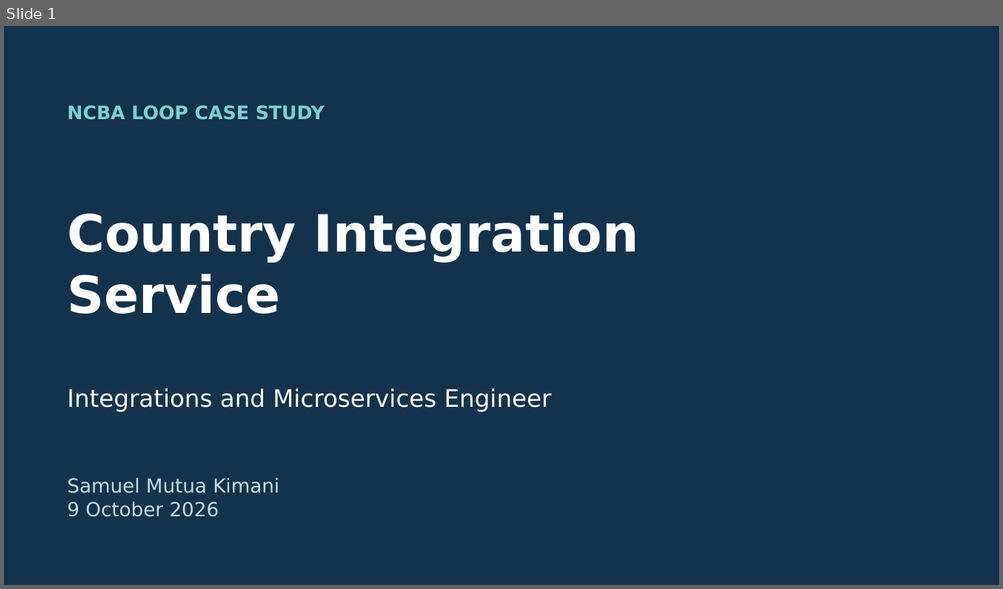
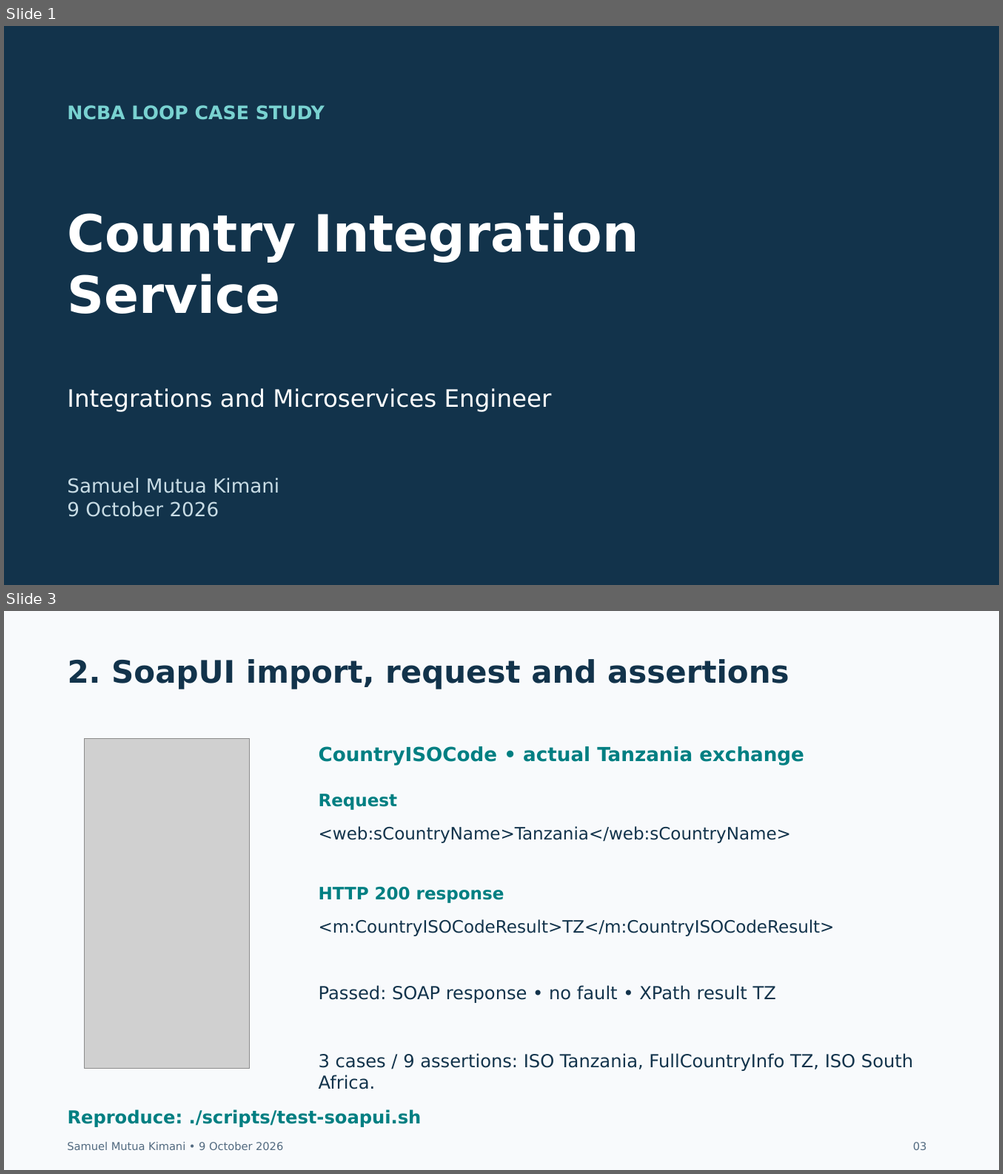
Before and after one commit to kimtour/country-integration-service, a slide deck: docs/submission/Case Study Submission – Integrations and Microservices Engineer – Samuel Mutua Kimani.pptx. Shown one above the other, each under a label of ours: slide 1 before the commit, slides 1 and 3 after it; the slides between them are not shown. The pictures are 1003x589 and 1003x1174 pixels, drawn with LibreOffice and Linux fonts; fonts in the diff are those of the drawing; grey boxes stand for pictures. Boxes give left, top, right and bottom in pixels: in the first picture for what was removed or moved away, otherwise in the second. Text is boxed around its words. In the diff, an @@ line names an element or a change of style, - is before the commit and + after.

Commit message:
Fix country resolution and complete verified assessment submission

```diff
--- a/docs/submission/Case Study Submission – Integrations and Microservices Engineer – Samuel Mutua Kimani.pptx
+++ b/docs/submission/Case Study Submission – Integrations and Microservices Engineer – Samuel Mutua Kimani.pptx
@@ slide 3 added at [4,611,999,1170], background #F8FAFC @@
@@ text added at [68,659,789,689], 30 pt, text #12334B, bold @@
+2. SoapUI import, request and assertions
@@ picture added at [85,738,250,1069] @@
@@ text added at [318,746,804,765], 18.8 pt, text #007F82, bold @@
+CountryISOCode • actual Tanzania exchange
@@ text added at [318,794,398,810], 16.5 pt, text #007F82, bold @@
+Request
@@ text added at [318,826,791,843], 16.5 pt, text #12334B @@
+<web:sCountryName>Tanzania</web:sCountryName>
@@ text added at [318,887,504,903], 16.5 pt, text #007F82, bold @@
+HTTP 200 response
@@ text added at [318,920,834,937], 16.5 pt, text #12334B @@
+<m:CountryISOCodeResult>TZ</m:CountryISOCodeResult>
@@ text added at [318,985,776,1003], 17.2 pt, text #12334B @@
+Passed: SOAP response • no fault • XPath result TZ
@@ text added at [318,1054,913,1090], 17.2 pt, text #12334B @@
+3 cases / 9 assertions: ISO Tanzania, FullCountryInfo TZ, ISO South Africa.
@@ text added at [68,1110,421,1128], 17.2 pt, text #007F82, bold @@
+Reproduce: ./scripts/test-soapui.sh
@@ text added at [67,1142,283,1150], 10.5 pt, text #526A80 @@
+Samuel Mutua Kimani • 9 October 2026
@@ text added at [913,1142,927,1150], 10.5 pt, text #526A80 @@
+03
```
Also in this commit, not shown: 16 other slides added, 12 slides removed, 48 other files.
